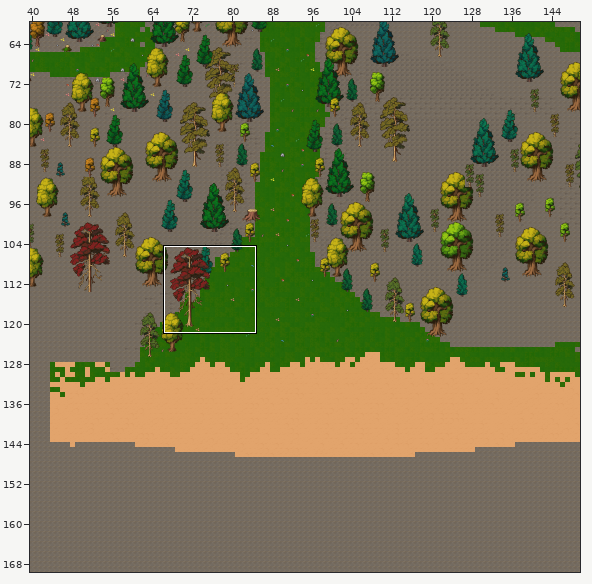
An edit to a level. Tiled map, assets/map.tmx. The first picture is a wide view before the edit; the outline marks the close-up.
Close-up. The starting point:
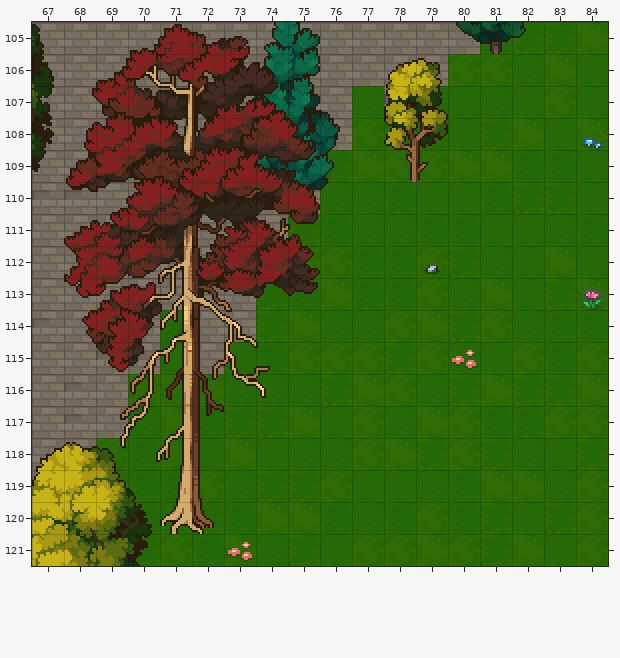
Cells are 16x16 px. Shown: x 67..84, y 105..121. The commit also changed other parts of the map, which this record leaves out.
Now the later version:
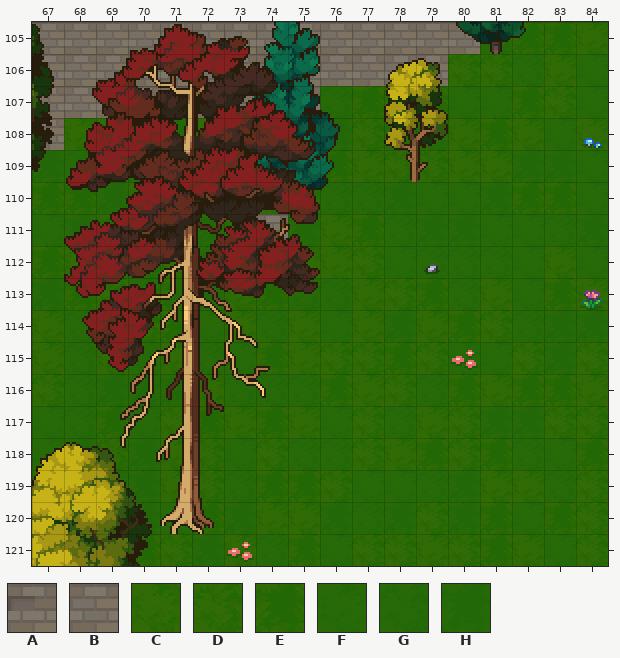
Key: from "Floors_Tiles": A 40, B 42, C 276, D 277, E 278, F 279, G 280, H 281.
_ is an empty cell.
Difference:
Layer "0":
y 107: x 76 B -> G; x 78 A -> E
y 108: x 68..69 BB -> CC; x 71..72 BB -> HC; x 76 B -> H
y 109: x 67..68 BB -> HG; x 70 B -> H
y 110: x 67..70 AABB -> EEHC; x 74..75 AB -> DF
y 111: x 67..69 BBB -> FHE; x 72..73 BB -> HC
y 112: x 67..68 BB -> EC; x 70..72 BBB -> HCH
y 113: x 67..73 BBBBBAB -> HEDFEHC
y 114: x 67..68 AB -> CG; x 70 B -> D; x 72..73 BB -> FC
y 115: x 67..70 BBAA -> CGCG; x 72 B -> G
y 116: x 67..69 BAB -> DGH
y 117: x 67..69 BAB -> FGE
y 118: x 67..68 BB -> FH
y 119: x 67 B -> D
